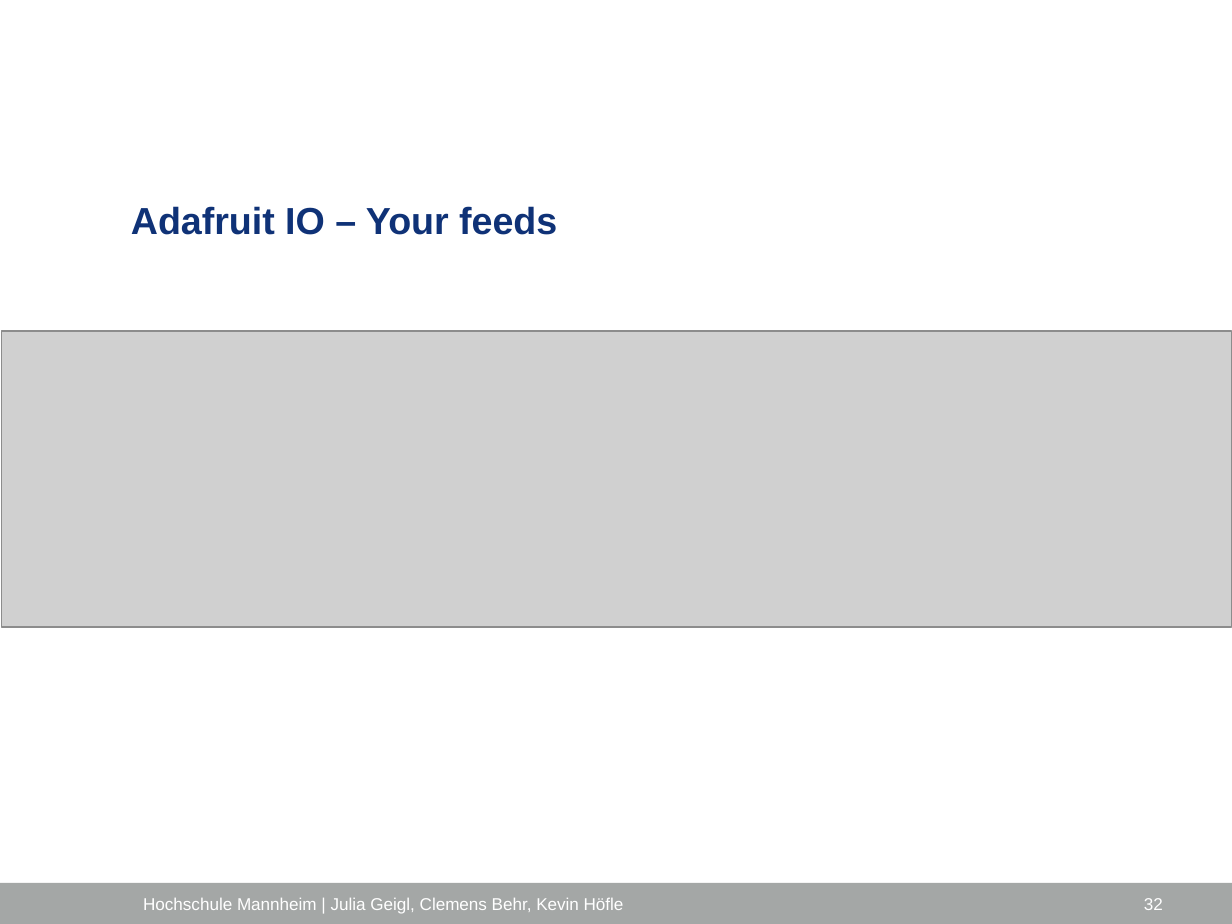
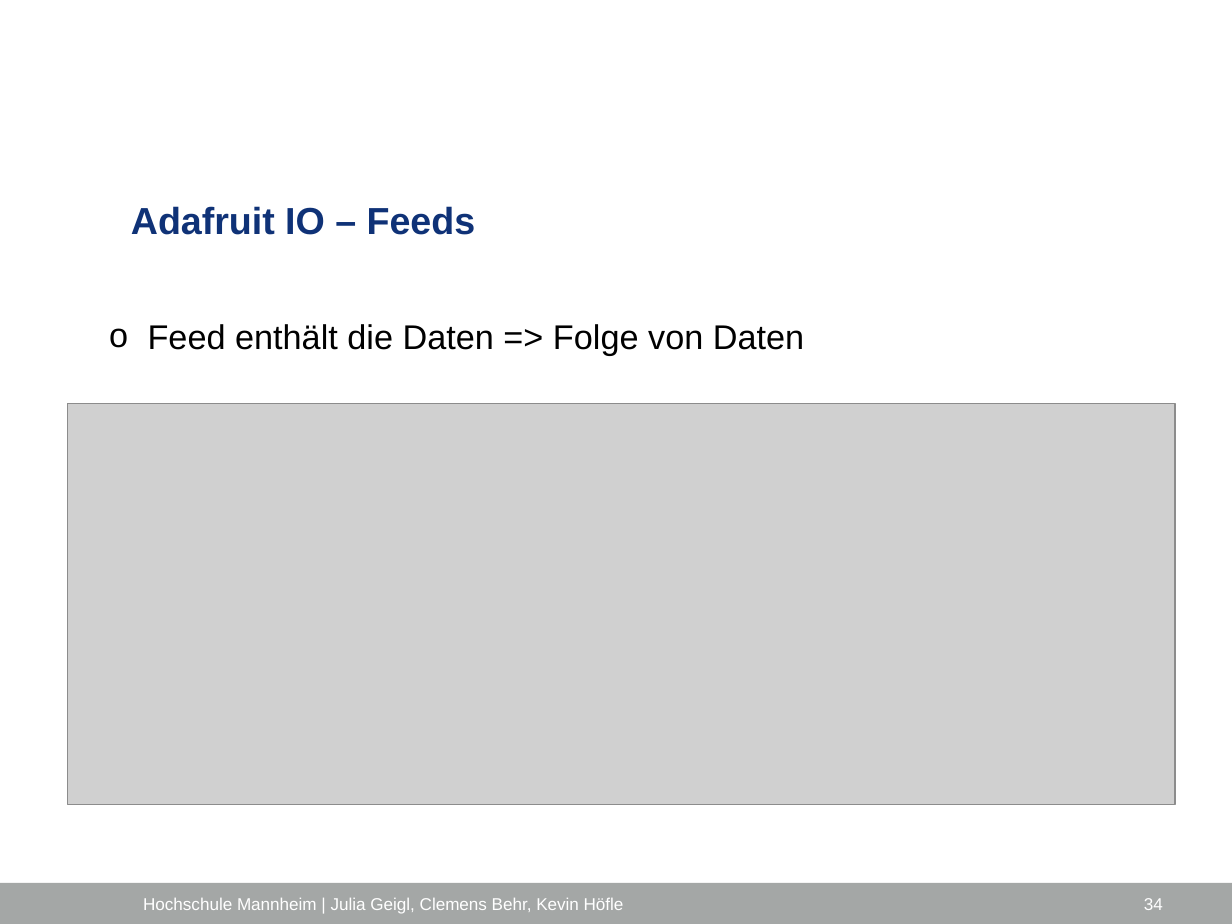
Before and after one commit to ProjektlaborEmbeddedSecurity/Presentation, a slide deck: slide 34 of PES_FH_VERS.pptx (slide 32 before the commit). Drawn at 1232x924 pixels with LibreOffice and Linux fonts; fonts in the diff are those of the drawing; grey boxes stand for pictures; background and template pictures are left out. Boxes give left, top, right and bottom in pixels: in the first picture for what was removed or moved away, otherwise in the second. Text is boxed around its words. In the diff, an @@ line names an element or a change of style, - is before the commit and + after.

Commit message:
Adafruit IO und IFTTT Ergänzungen

```diff
--- a/PES_FH_VERS.pptx
+++ b/PES_FH_VERS.pptx
@@ title at (131, 206, 476, 235): text changed @@
-Adafruit IO – Your feeds
+Adafruit IO – Feeds
@@ text added at (148, 324, 804, 355), 20 pt, text #000000 @@
+o Feed enthält die Daten => Folge von Daten
@@ picture removed at (1, 331, 1232, 627) @@
@@ picture added at (68, 404, 1175, 804) @@
@@ page number at (1144, 898, 1163, 910): text changed @@
-32
+34
```
Also in this commit, not shown: 6 other slides changed, 9 slides added.
